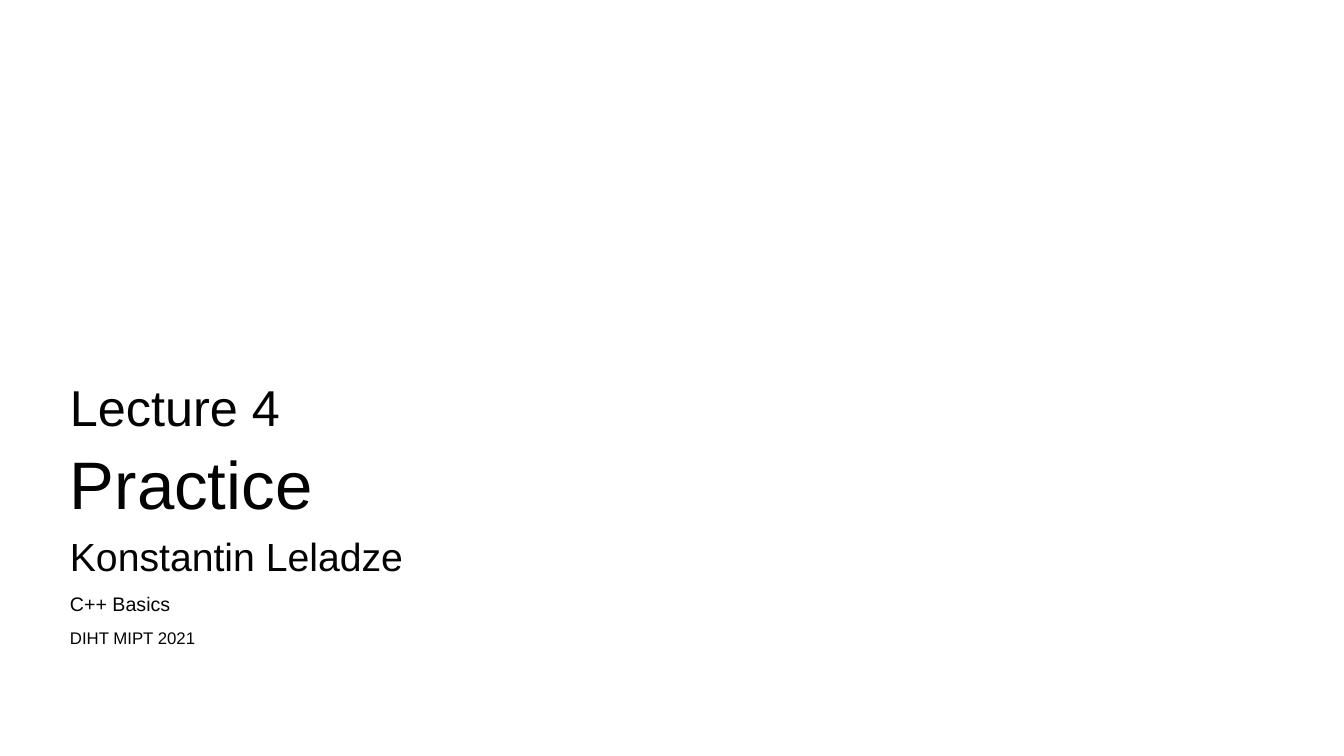
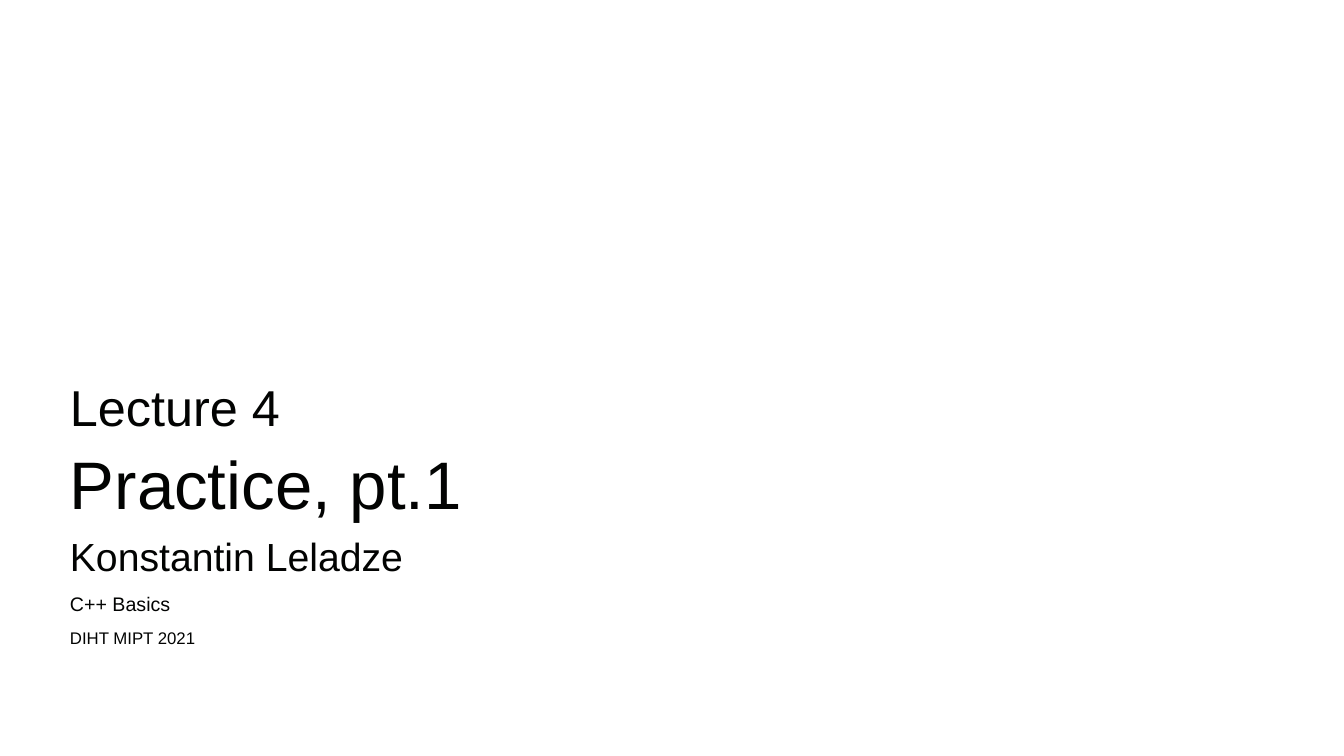
Before and after one commit to Costello1329/cpp-mipt-2021, a slide deck: slide 1 of lectures/lecture #4 presentation.pptx. Drawn at 1344x756 pixels with LibreOffice and Linux fonts; fonts in the diff are those of the drawing; background and template pictures are left out. Boxes give left, top, right and bottom in pixels: in the first picture for what was removed or moved away, otherwise in the second. Text is boxed around its words. In the diff, an @@ line names an element or a change of style, - is before the commit and + after.

```diff
--- a/lectures/lecture #4 presentation.pptx
+++ b/lectures/lecture #4 presentation.pptx
@@ text at [70, 460, 462, 522]: text changed @@
-Practice
+Practice, pt.1
```
Also in this commit, not shown: 1 other slide changed, 1 other file.
